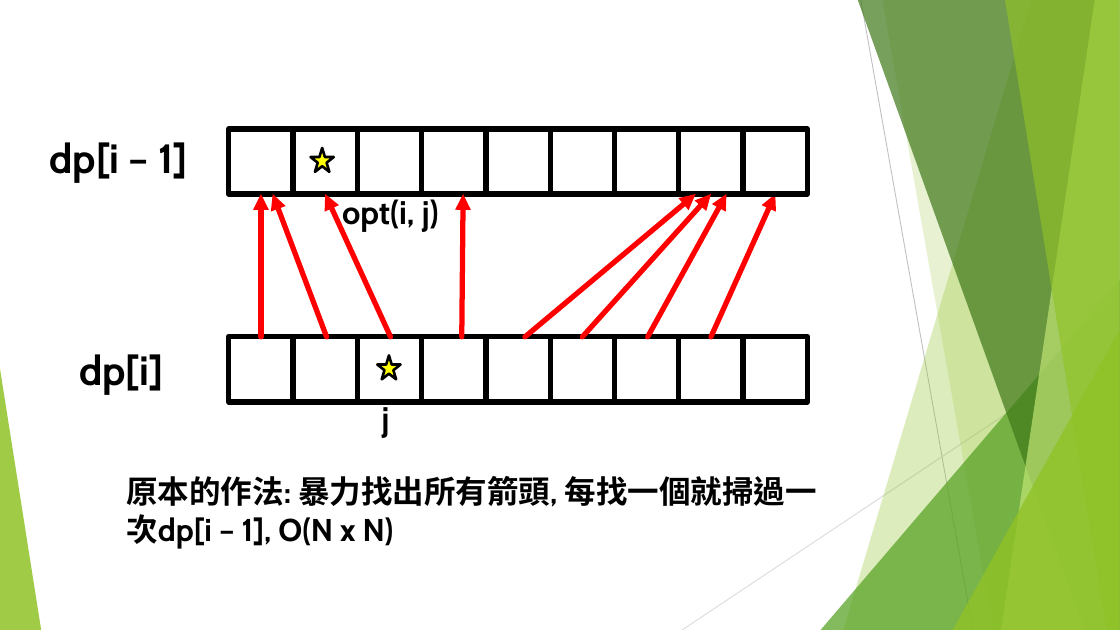
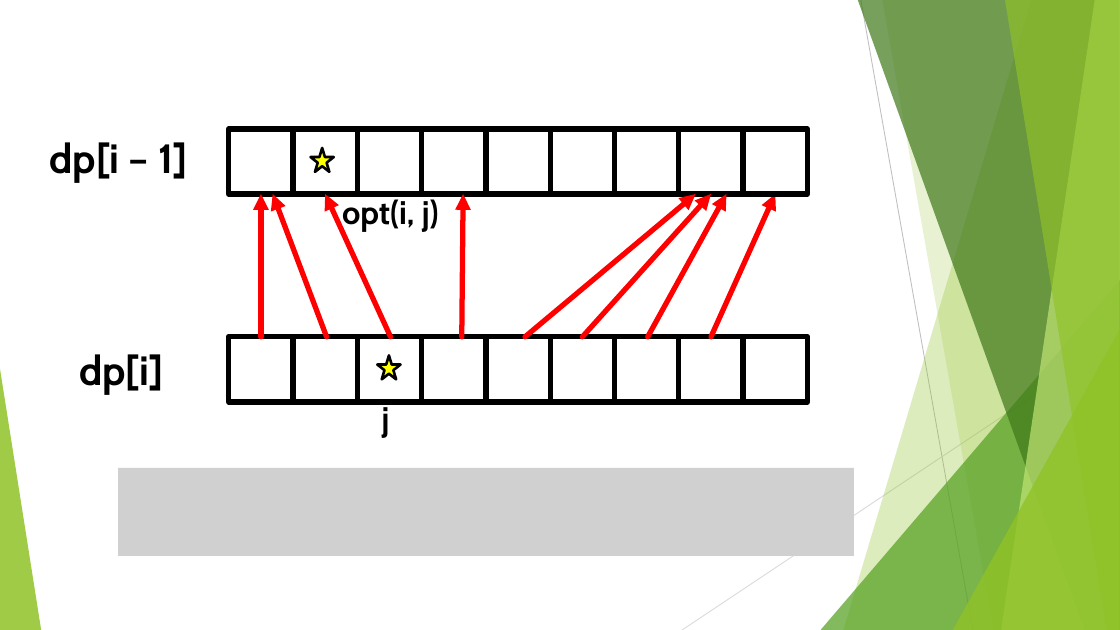
Before and after one commit to S920105123/DP2, a slide deck: slide 37 of presentation/進階動態規劃.pptx (slide 27 before the commit). Drawn at 1120x630 pixels with LibreOffice and Linux fonts; fonts in the diff are those of the drawing; grey boxes stand for pictures. Boxes give left, top, right and bottom in pixels: in the first picture for what was removed or moved away, otherwise in the second. Text is boxed around its words. In the diff, an @@ line names an element or a change of style, - is before the commit and + after.

```diff
--- a/presentation/進階動態規劃.pptx
+++ b/presentation/進階動態規劃.pptx
@@ picture added at [118, 468, 854, 556] @@
@@ text removed at [126, 476, 817, 549] @@
-原本的作法: 暴力找出所有箭頭, 每找一個就掃過一次dp[i – 1], O(N x N)
```
Also in this commit, not shown: 15 other slides changed, 17 slides added, 1 slide removed.
